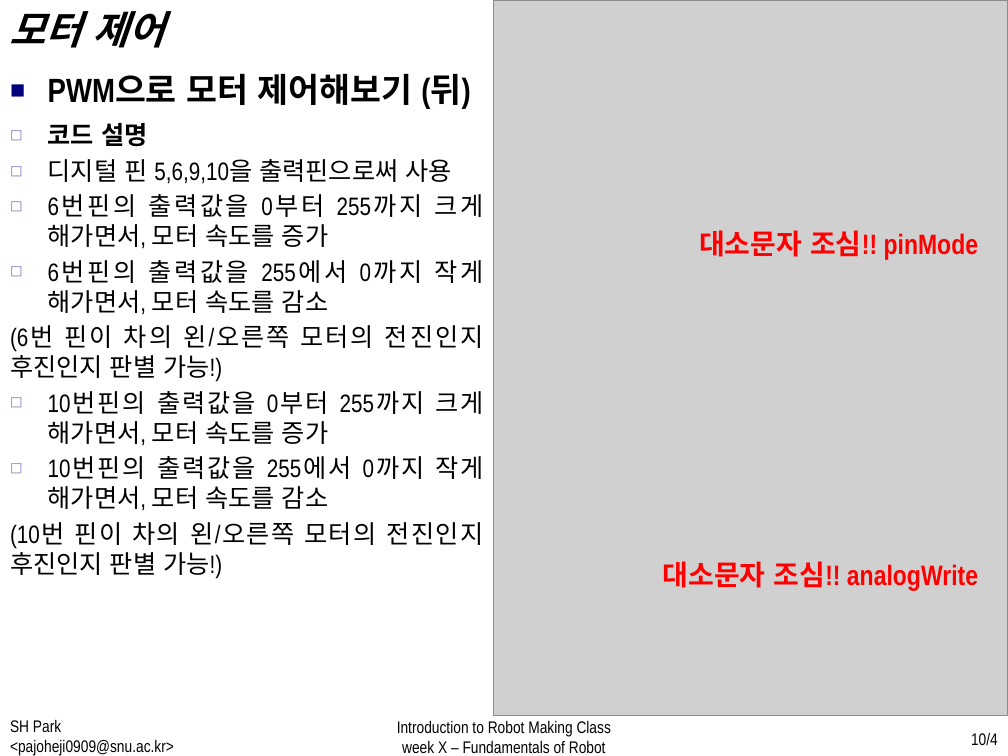
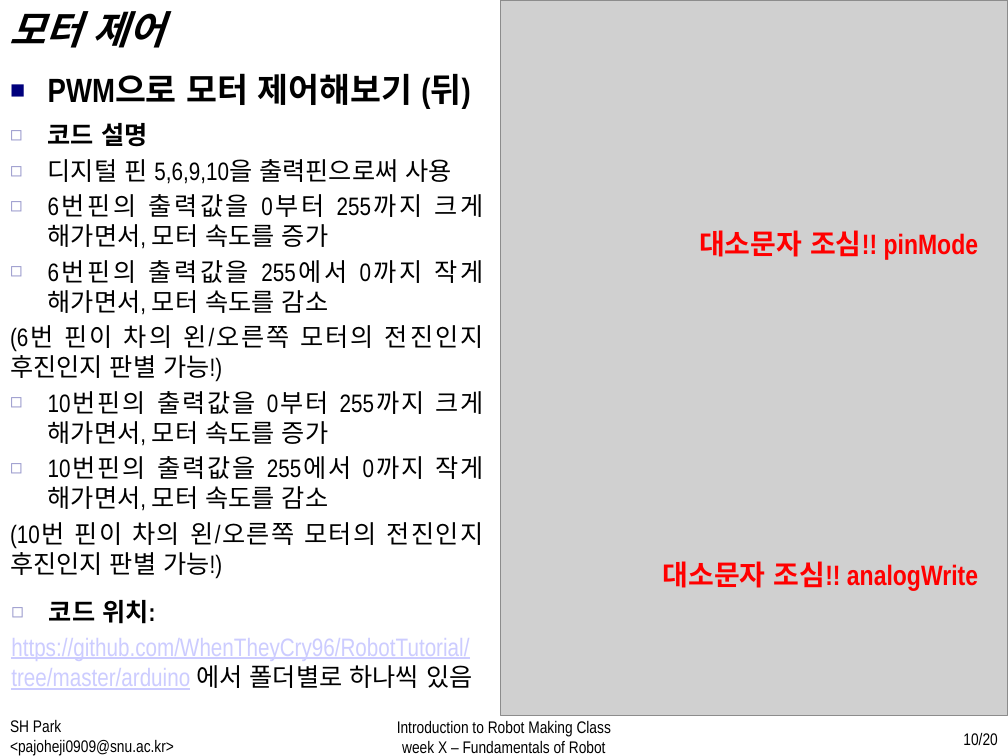
Before and after one commit to WhenTheyCry96/RobotTutorial, a slide deck: slide 10 of PPT/week2.pptx. Drawn at 1008x756 pixels with LibreOffice and Linux fonts; fonts in the diff are those of the drawing; grey boxes stand for pictures. Boxes give left, top, right and bottom in pixels: in the first picture for what was removed or moved away, otherwise in the second. Text is boxed around its words. In the diff, an @@ line names an element or a change of style, - is before the commit and + after.

```diff
--- a/PPT/week2.pptx
+++ b/PPT/week2.pptx
@@ picture: place and size @@
-picture at bbox=[493, 0, 1007, 716]
+picture at bbox=[501, 0, 1008, 716]
@@ text added at bbox=[11, 600, 472, 690], 18 pt, text #CCCCFF, underline @@
+  ◻ 코드 위치:
+  https://github.com/WhenTheyCry96/RobotTutorial/tree/master/arduino 에서 폴더별로 하나씩 있음
@@ page number at bbox=[963, 733, 997, 745]: text changed @@
-10/4
+10/20
```
Also in this commit, not shown: 7 other slides changed, 5 slides added, 1 slide removed, 4 other files.
